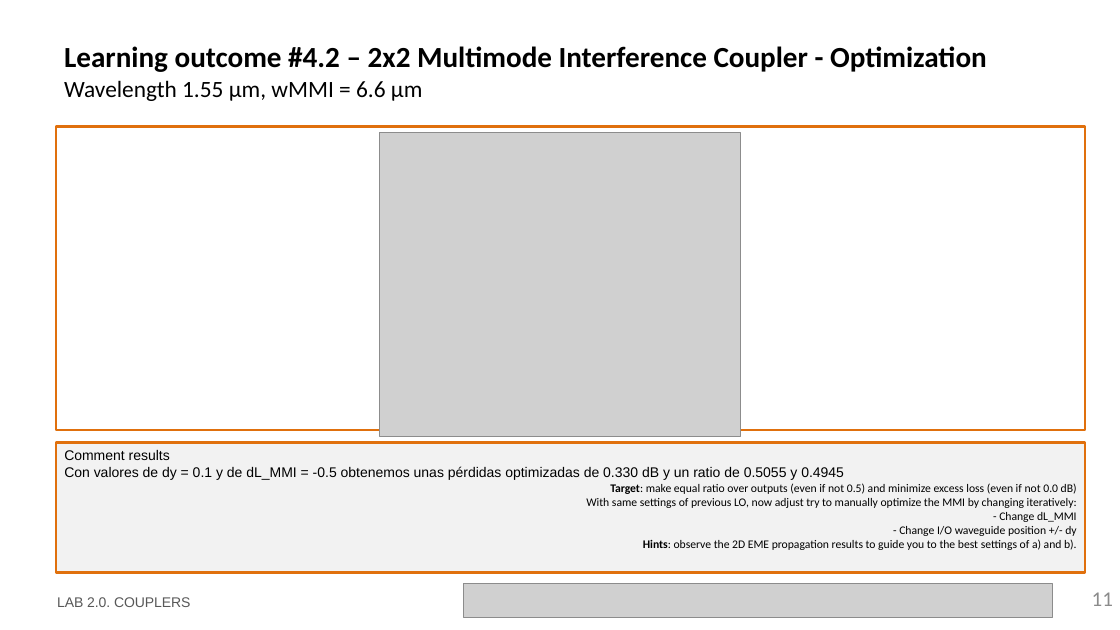
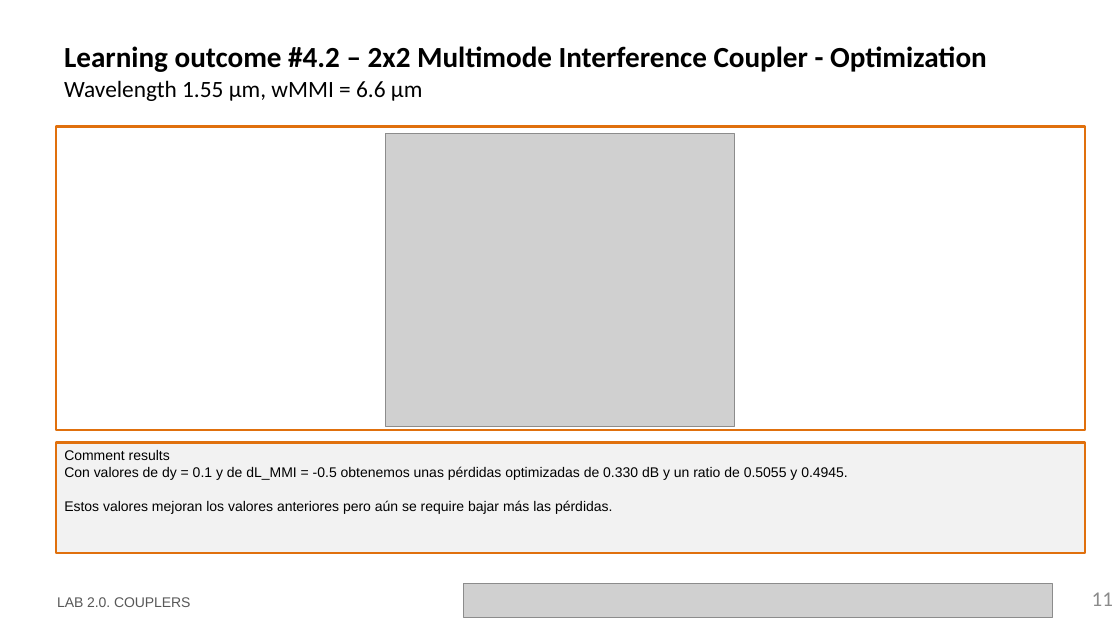
Before and after one commit to davidalcarria/pic-upv-lab2, a slide deck: slide 11 of LabBook_20.pptx. Drawn at 1120x630 pixels with LibreOffice and Linux fonts; fonts in the diff are those of the drawing; grey boxes stand for pictures; background and template pictures are left out. Boxes give left, top, right and bottom in pixels: in the first picture for what was removed or moved away, otherwise in the second. Text is boxed around its words. In the diff, an @@ line names an element or a change of style, - is before the commit and + after.

```diff
--- a/LabBook_20.pptx
+++ b/LabBook_20.pptx
@@ picture: place and size @@
-picture at <box>380,133,740,437</box>
+picture at <box>386,134,734,427</box>
@@ rectangle "Comment results": place and size @@
-rectangle "Comment results" at <box>56,443,1086,573</box>
+rectangle "Comment results" at <box>56,443,1086,553</box>
@@ text in rectangle at <box>64,466,848,514</box>: text changed; size 10 to 12 pt; font Calibri to Arial @@
-Con valores de dy = 0.1 y de dL_MMI = -0.5 obtenemos unas pérdidas optimizadas de 0.330 dB y un ratio de 0.5055 y 0.4945
-Target: make equal ratio over outputs (even if not 0.5) and minimize excess loss (even if not 0.0 dB)
-With same settings of previous LO, now adjust try to manually optimize the MMI by changing iteratively:
-- Change dL_MMI
-- Change I/O waveguide position +/- dy
-Hints: observe the 2D EME propagation results to guide you to the best settings of a) and b).
+Con valores de dy = 0.1 y de dL_MMI = -0.5 obtenemos unas pérdidas optimizadas de 0.330 dB y un ratio de 0.5055 y 0.4945.
+Estos valores mejoran los valores anteriores pero aún se require bajar más las pérdidas.
```
Also in this commit, not shown: 10 other slides changed.
